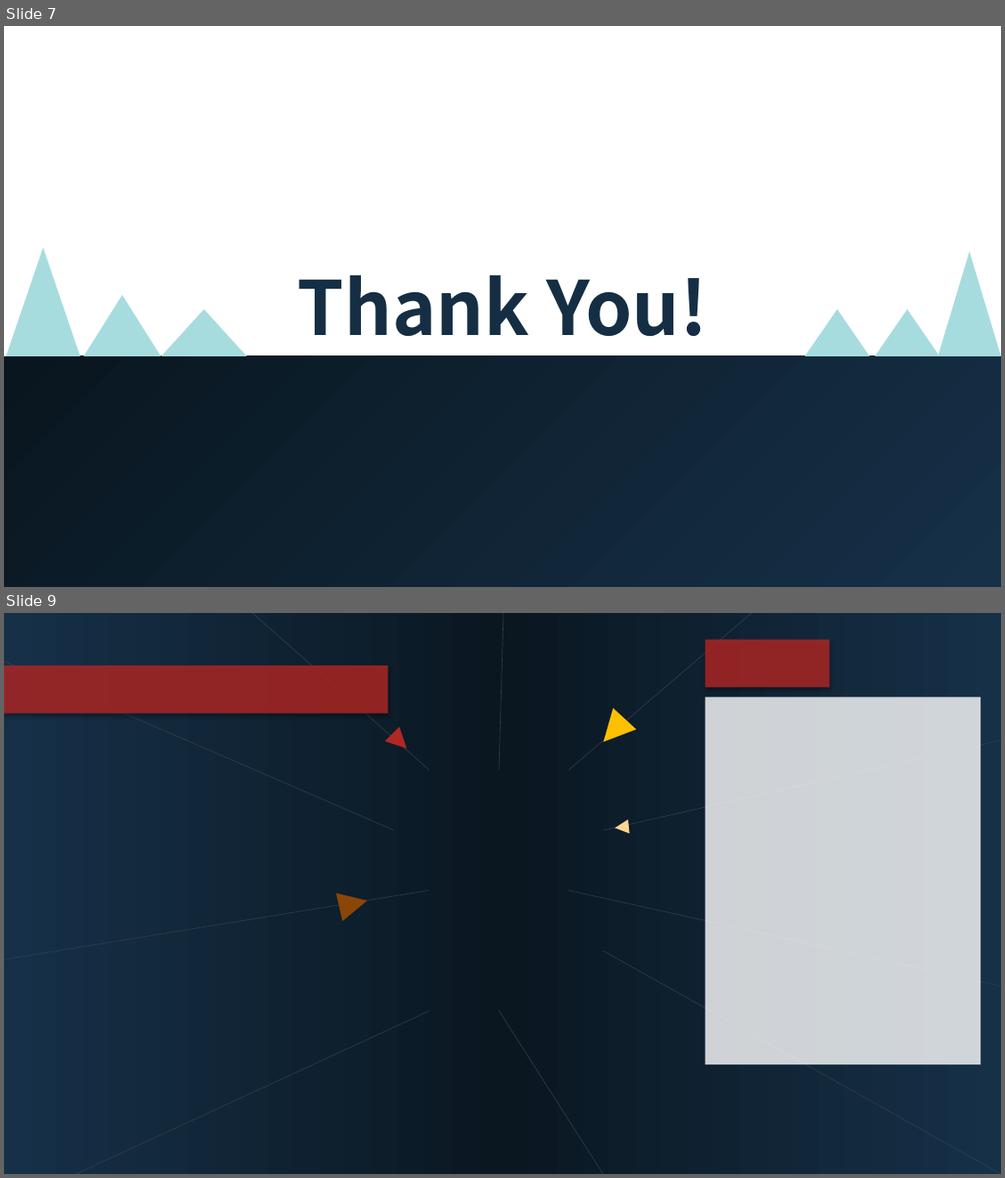
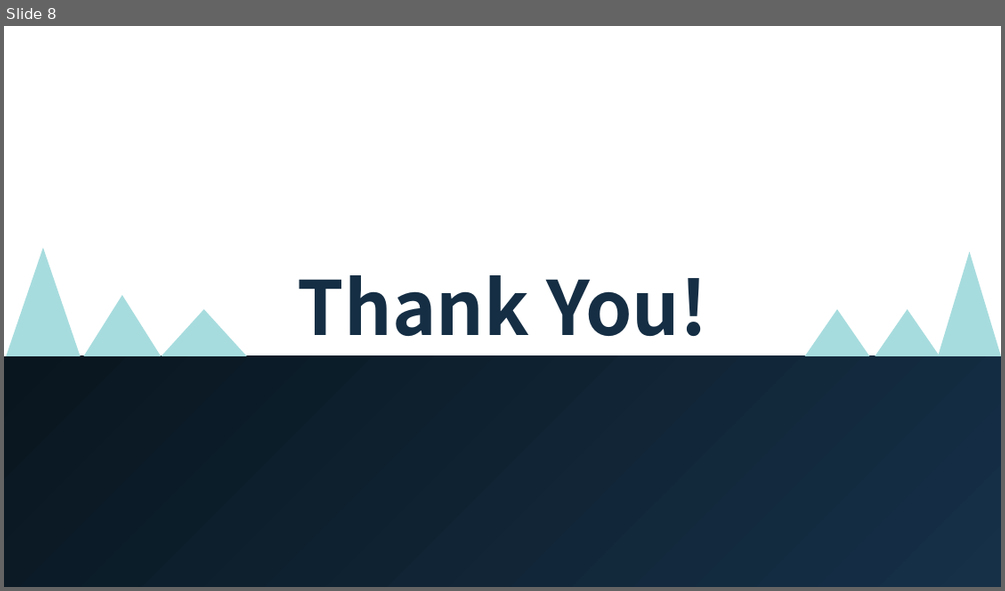
Before and after one commit to saloneeshah/Final-Project, a slide deck: Goalkeepr Success Rate Slide.pptx. Shown one above the other, each under a label of ours: slides 7 and 9 before the commit, slide 8 after it; the slides between them are not shown. The pictures are 1005x1178 and 1005x591 pixels, drawn with LibreOffice and Linux fonts; fonts in the diff are those of the drawing. Boxes give left, top, right and bottom in pixels: in the first picture for what was removed or moved away, otherwise in the second. Text is boxed around its words. In the diff, an @@ line names an element or a change of style, - is before the commit and + after.

```diff
--- a/Goalkeepr Success Rate Slide.pptx
+++ b/Goalkeepr Success Rate Slide.pptx
@@ slide 9 removed at (4,613,1001,1174), background #FFFFFF @@
@@ rectangle removed at (4,613,504,1174) @@
@@ line removed from (253, 613) to (429, 770) @@
@@ line removed from (503, 613) to (499, 770) @@
@@ rectangle removed at (504,613,1001,1174) @@
@@ line removed from (568, 770) to (752, 613) @@
@@ rectangle removed at (705,639,830,687) @@
@@ line removed from (4, 662) to (395, 830) @@
@@ rectangle removed at (4,666,388,714) @@
@@ triangle removed at (592,708,637,753) @@
@@ rectangle removed at (705,697,980,1064) @@
@@ triangle removed at (385,727,413,755) @@
@@ line removed from (604, 830) to (1001, 740) @@
@@ triangle removed at (615,819,630,835) @@
@@ line removed from (4, 959) to (429, 891) @@
@@ triangle removed at (336,887,371,921) @@
@@ line removed from (568, 891) to (1001, 986) @@
@@ line removed from (603, 950) to (1001, 1174) @@
@@ line removed from (76, 1174) to (429, 1011) @@
@@ line removed from (499, 1011) to (603, 1174) @@
@@ what was slide 7 is now slide 8 @@
```
Also in this commit, not shown: 2 slides changed, 2 slides added, 3 other slides removed.
